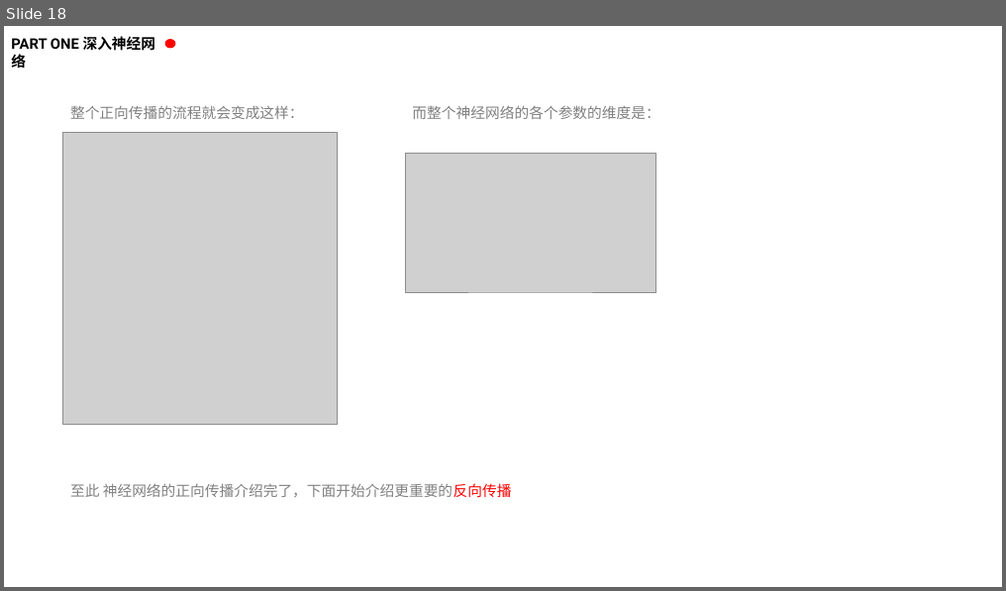
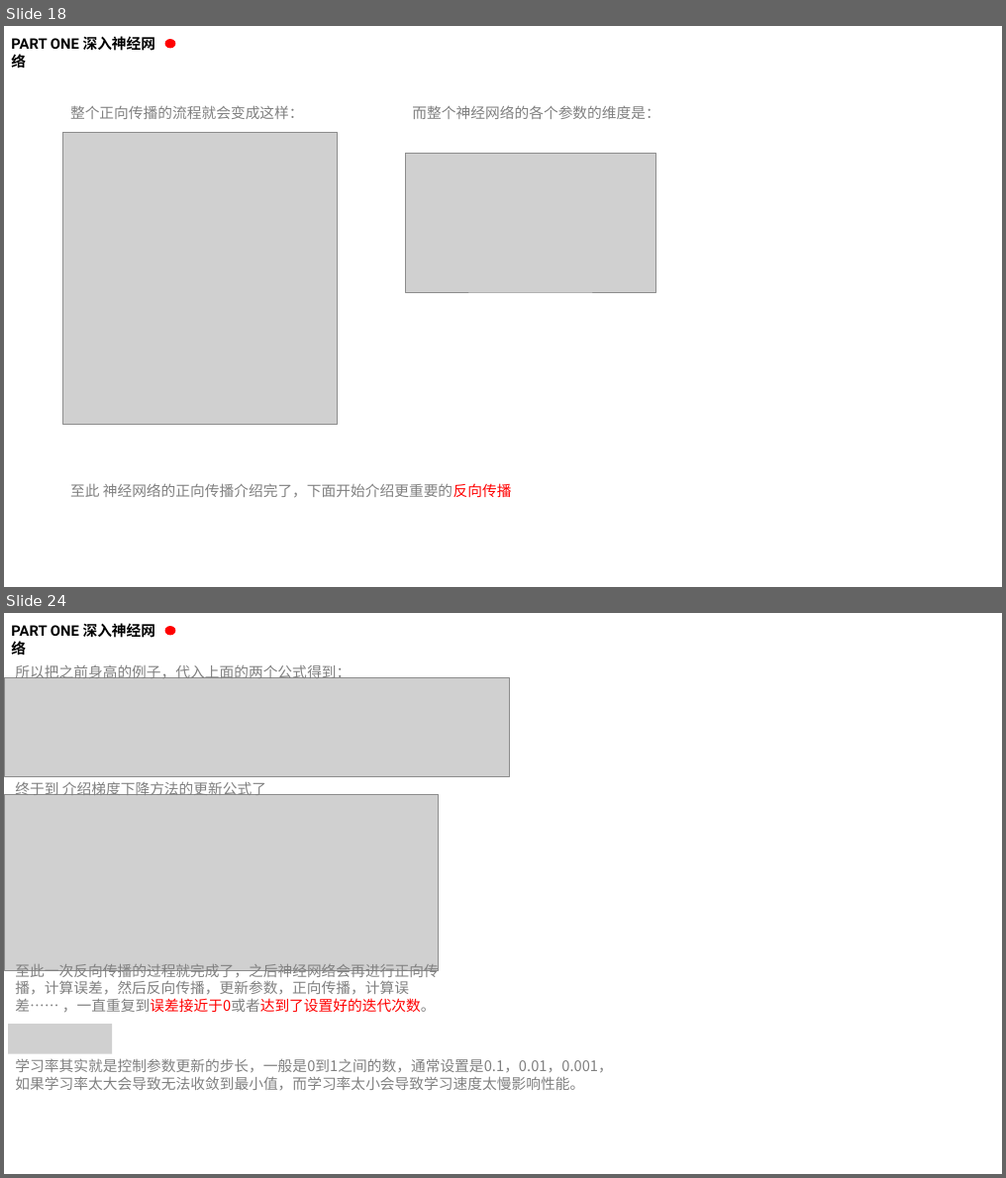
Before and after one commit to kaixinbaba/rlshare, a slide deck: 机器学习分享-神经网络.pptx. Shown one above the other, each under a label of ours: slide 18 before the commit, slides 18 and 24 after it; the slides between them are not shown. The pictures are 1006x591 and 1006x1178 pixels, drawn with LibreOffice and Linux fonts; fonts in the diff are those of the drawing; grey boxes stand for pictures; background and template pictures are left out. Boxes give left, top, right and bottom in pixels: in the first picture for what was removed or moved away, otherwise in the second. Text is boxed around its words. In the diff, an @@ line names an element or a change of style, - is before the commit and + after.

```diff
--- a/机器学习分享-神经网络.pptx
+++ b/机器学习分享-神经网络.pptx
@@ slide 24 added at (x1=4, y1=613, x2=1002, y2=1174), background #FFFFFF @@
@@ text added at (x1=11, y1=623, x2=156, y2=658), 14 pt, text #000000, bold @@
+PART ONE 深入神经网络
@@ ellipse added at (x1=165, y1=626, x2=175, y2=635), fill #FF0000 @@
@@ text added at (x1=15, y1=665, x2=350, y2=679), 14 pt, text #808080 @@
+所以把之前身高的例子，代入上面的两个公式得到：
@@ picture added at (x1=4, y1=677, x2=509, y2=776) @@
@@ text added at (x1=15, y1=782, x2=266, y2=795), 14 pt, text #808080 @@
+终于到 介绍梯度下降方法的更新公式了
@@ picture added at (x1=4, y1=795, x2=439, y2=970) @@
@@ text added at (x1=15, y1=964, x2=438, y2=1013), 14 pt, text #808080 @@
+至此一次反向传播的过程就完成了，之后神经网络会再进行正向传播，计算误差，然后反向传播，更新参数，正向传播，计算误差…… ，一直重复到误差接近于0或者达到了设置好的迭代次数。
@@ picture added at (x1=8, y1=1024, x2=112, y2=1054) @@
@@ text added at (x1=15, y1=1059, x2=612, y2=1090), 14 pt, text #808080 @@
+学习率其实就是控制参数更新的步长，一般是0到1之间的数，通常设置是0.1，0.01，0.001，
+如果学习率太大会导致无法收敛到最小值，而学习率太小会导致学习速度太慢影响性能。
```
Also in this commit, not shown: 5 slides changed, 8 other slides added.
